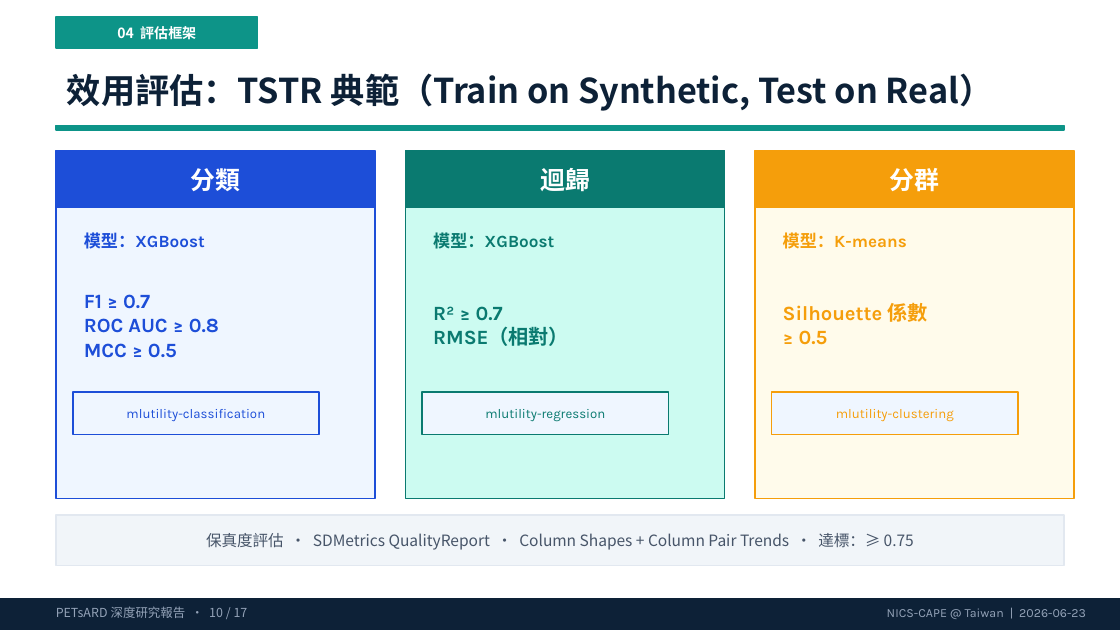
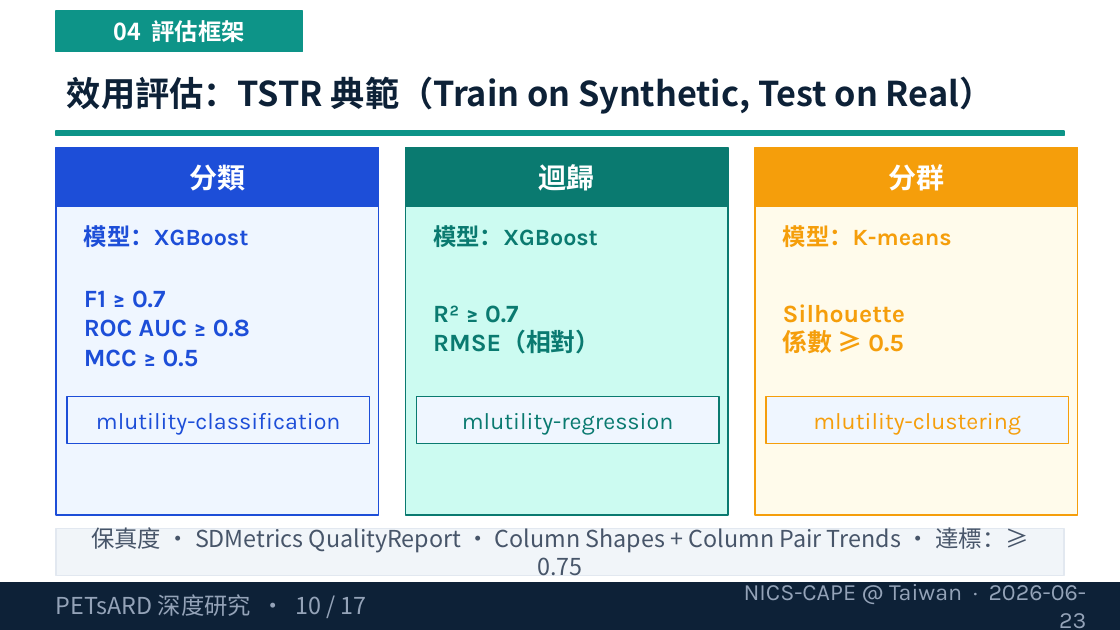
Before and after one commit to wangsc2024/knowledge, a slide deck: slide 10 of public/presentations/petsard-research-20260623.pptx. Drawn at 1120x630 pixels with LibreOffice and Linux fonts; fonts in the diff are those of the drawing. Boxes give left, top, right and bottom in pixels: in the first picture for what was removed or moved away, otherwise in the second. Text is boxed around its words. In the diff, an @@ line names an element or a change of style, - is before the commit and + after.

Commit message:
feat(presentations): 更新 PETsARD 簡報（fontSize ≥ 15 全面合規）

```diff
--- a/public/presentations/petsard-research-20260623.pptx
+++ b/public/presentations/petsard-research-20260623.pptx
@@ text "04 評估框架" at (113, 20, 245, 42): size 9 to 15 pt @@
@@ rectangle: place and size @@
-rectangle at (56, 17, 258, 48)
+rectangle at (56, 11, 302, 52)
@@ rectangle: place and size @@
-rectangle at (56, 151, 375, 207)
+rectangle at (56, 148, 379, 206)
@@ rectangle: place and size @@
-rectangle at (56, 125, 1064, 130)
+rectangle at (56, 131, 1064, 136)
@@ rectangle: place and size @@
-rectangle at (56, 151, 375, 498)
+rectangle at (56, 148, 379, 515)
@@ rectangle: place and size @@
-rectangle at (405, 151, 725, 498)
+rectangle at (405, 148, 728, 515)
@@ size 16 to 18 pt in 3 elements at (189, 164, 245, 191), (539, 164, 595, 191), (888, 164, 944, 191) @@
@@ rectangle: place and size @@
-rectangle at (755, 151, 1074, 498)
+rectangle at (755, 148, 1077, 515)
@@ size 11 to 15 pt in 3 elements at (84, 225, 249, 247), (433, 225, 598, 247), (783, 225, 952, 247) @@
@@ text "F1 ≥ 0.7" at (84, 290, 250, 367): size 13 to 16 pt @@
@@ text "R² ≥ 0.7" at (433, 305, 600, 354): size 13 to 16 pt @@
@@ text at (783, 304, 905, 353): text changed; size 13 to 16 pt @@
-Silhouette 係數
-≥ 0.5
+Silhouette
+係數 ≥ 0.5
@@ rectangle: place and size @@
-rectangle at (73, 392, 319, 435)
+rectangle at (67, 396, 370, 444)
@@ size 8.5 to 15 pt in 3 elements at (813, 413, 1021, 434), (96, 413, 341, 434), (462, 413, 674, 434) @@
@@ rectangle: place and size @@
-rectangle at (422, 392, 669, 435)
+rectangle at (417, 396, 719, 444)
@@ rectangle: place and size @@
-rectangle at (772, 392, 1018, 435)
+rectangle at (766, 396, 1068, 444)
@@ rectangle: place and size @@
-rectangle at (56, 515, 1064, 566)
+rectangle at (56, 529, 1064, 576)
@@ text at (91, 527, 1028, 576): text changed; size 10 to 15 pt @@
-保真度評估 · SDMetrics QualityReport · Column Shapes + Column Pair Trends · 達標：≥ 0.75
+保真度 · SDMetrics QualityReport · Column Shapes + Column Pair Trends · 達標：≥ 0.75
@@ rectangle: place and size @@
-rectangle at (0, 599, 1120, 630)
+rectangle at (0, 582, 1120, 630)
@@ text at (56, 594, 367, 616): text changed; size 8 to 15 pt @@
-PETsARD 深度研究報告 · 10 / 17
+PETsARD 深度研究 · 10 / 17
@@ text at (744, 579, 1087, 628): text changed; size 8 to 15 pt @@
-NICS-CAPE @ Taiwan | 2026-06-23
+NICS-CAPE @ Taiwan · 2026-06-23
```
Also in this commit, not shown: 16 other slides changed.
